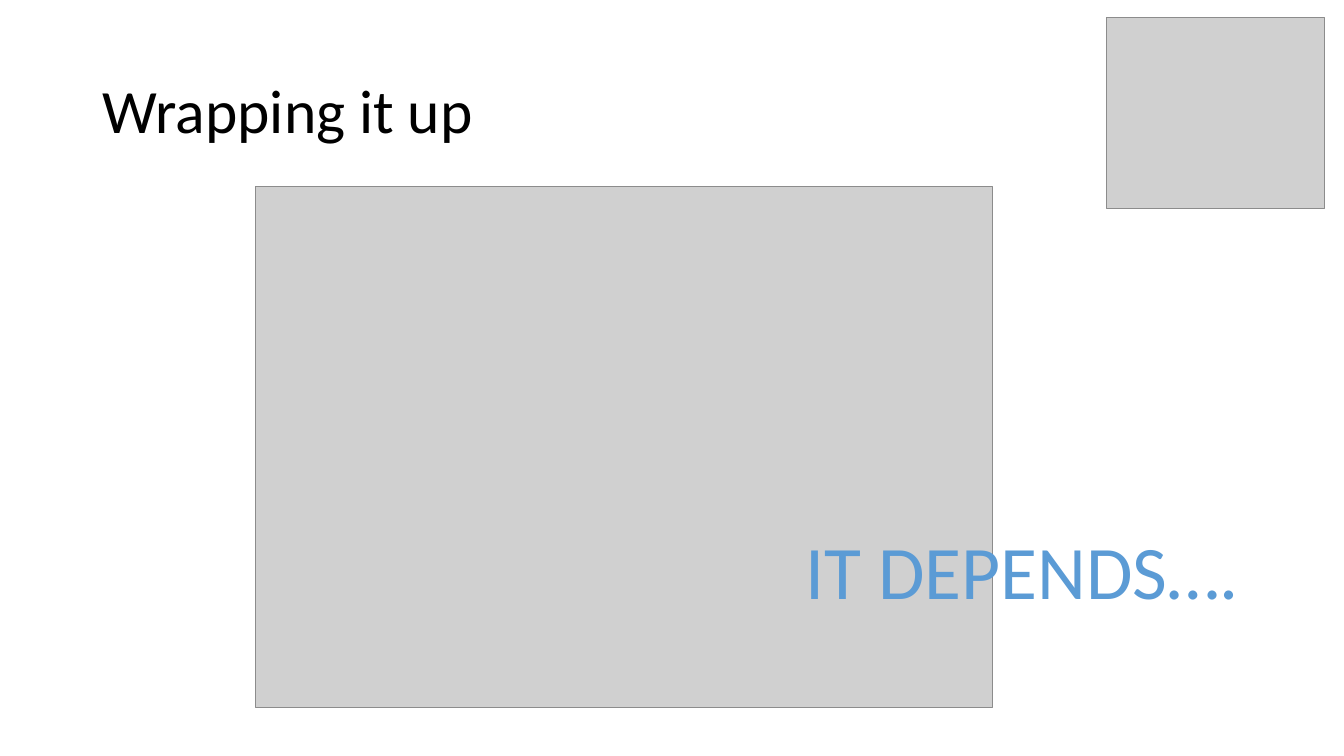
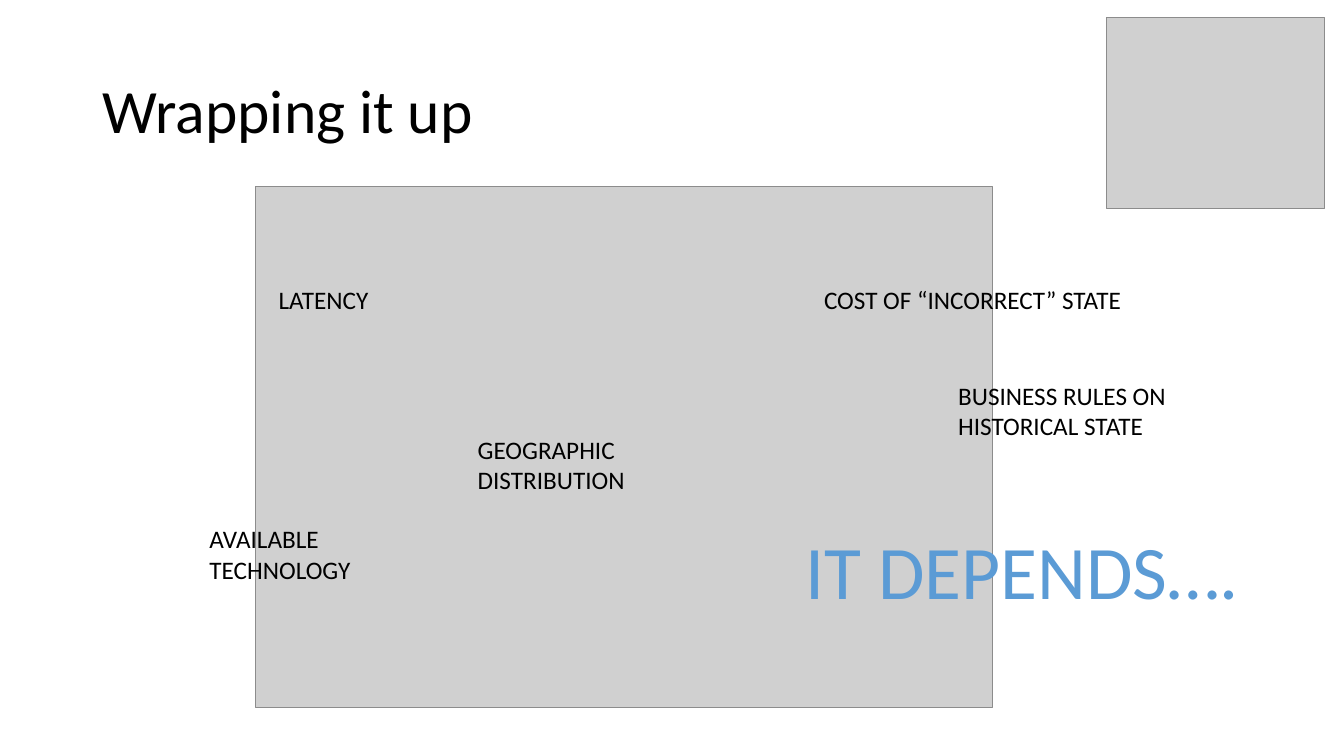
Before and after one commit to MerrionComputing/Presentations, a slide deck: slide 8 of Taming the Concurrency Crocodile.pptx. Drawn at 1344x756 pixels with LibreOffice and Linux fonts; fonts in the diff are those of the drawing; grey boxes stand for pictures. Boxes give left, top, right and bottom in pixels: in the first picture for what was removed or moved away, otherwise in the second. Text is boxed around its words. In the diff, an @@ line names an element or a change of style, - is before the commit and + after.

```diff
--- a/Taming the Concurrency Crocodile.pptx
+++ b/Taming the Concurrency Crocodile.pptx
@@ text added at (279, 292, 369, 309), 18 pt, text #000000 @@
+LATENCY
@@ text added at (824, 289, 1121, 316), 18 pt, text #000000 @@
+COST OF “INCORRECT” STATE
@@ text added at (958, 385, 1166, 442), 18 pt, text #000000 @@
+BUSINESS RULES ON
+HISTORICAL STATE
@@ text added at (478, 442, 625, 489), 18 pt, text #000000 @@
+GEOGRAPHIC
+DISTRIBUTION
@@ text added at (209, 528, 350, 585), 18 pt, text #000000 @@
+AVAILABLE
+TECHNOLOGY
```
Also in this commit, not shown: 1 other slide changed, 1 slide added, 1 slide removed, 1 other file.
